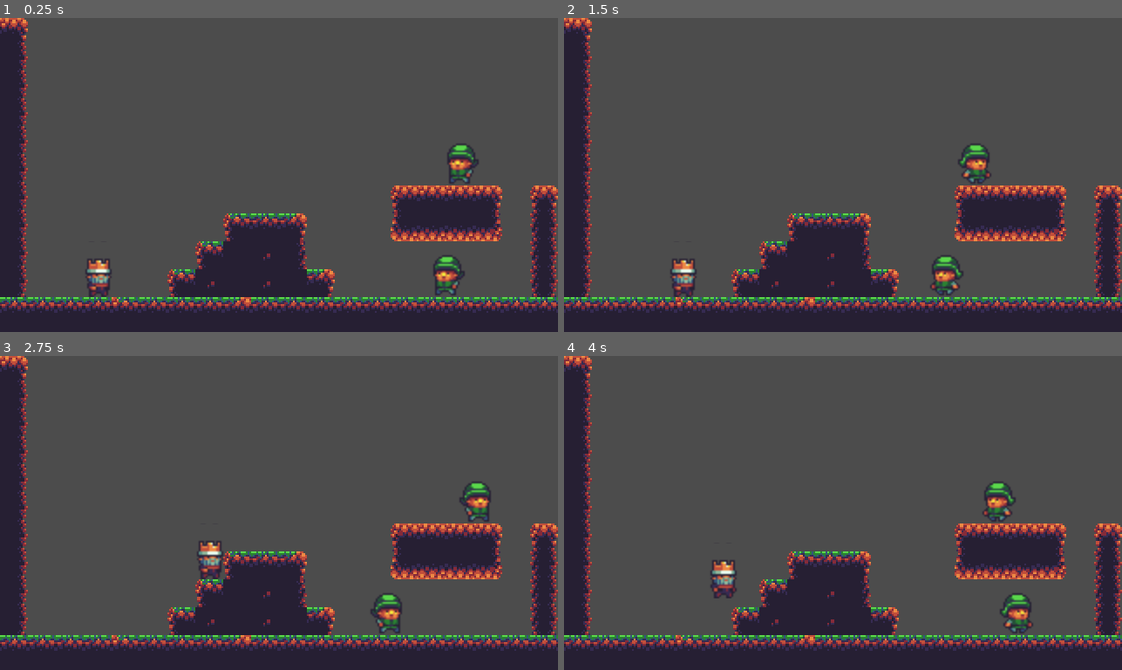
Above: before the commit, frames 1-4 (two rows, left to right).
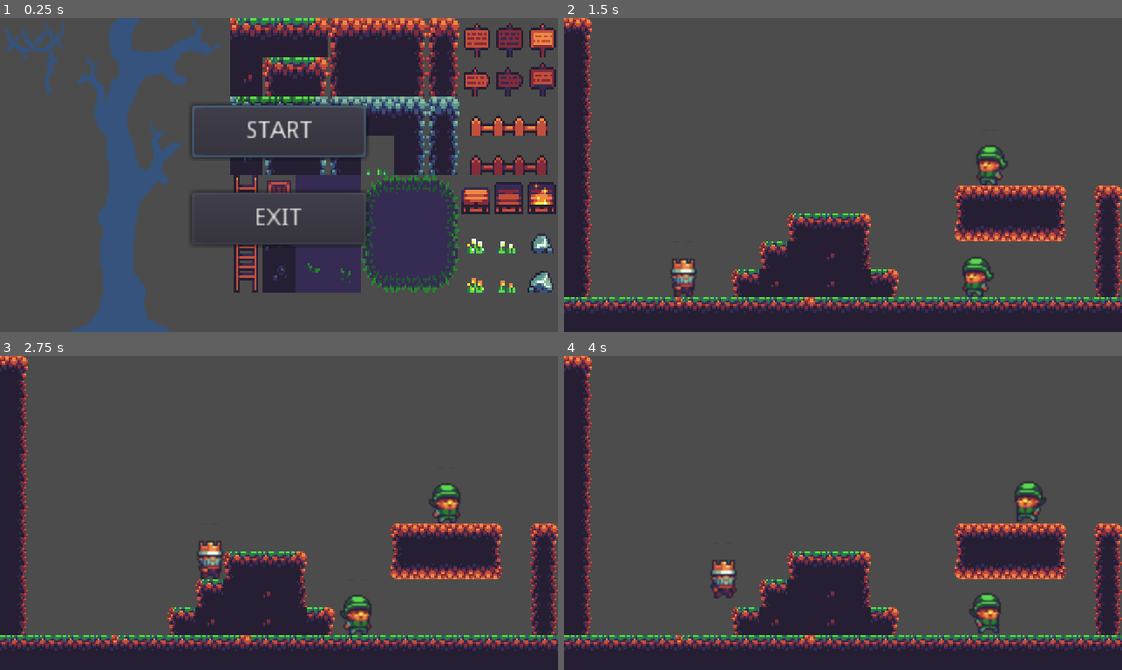
Above: after the commit, the same moments.

Repository: thaian229/Godot-Bizarre-Adventure
Game: Godot game, scene res://scenes/TitleScene.tscn
Same seed, same stepped clock (60 frames per second), same inputs: the game is played once before the commit and once after it. Before the commit the project starts from res://scenes/StageOne.tscn.
Inputs (mouse positions are in pixels of both pictures, inside the frame that each line leads up to):
- Up to frame 1 (0.25 s): no input
- Up to frame 2 (1.5 s): click (843, 131) at 0.5 s, where only the run after the commit has a clickable "START"; hold D (move_right) from 1.28 s (still down); tap Space (attack) at 1.35 s
- Up to frame 3 (2.75 s): keep holding D (move_right); tap W (jump) at 1.52, 2.27 s; tap Space (attack) at 2.1 s
- Up to frame 4 (4 s): release D (move_right) at 2.78 s; hold A (move_left) 2.78-3.53 s; tap Space (attack) at 2.85, 3.6 s; hold D (move_right) from 3.53 s (still down); tap W (jump) at 3.77 s

The runs differ from the first frame. In frame 1, 57% of the frame differs, in the area x 0-100%, y 0-100%; in frame 2, 1.8%; in frame 3, 2.1%; in frame 4, 2.1%.

Commit message:
Add a menu scene

Diff:
--- a/project.godot
+++ b/project.godot
@@ -33,7 +33,7 @@
 [application]
 
 config/name="Bizarre Adventure"
-run/main_scene="res://scenes/StageOne.tscn"
+run/main_scene="res://scenes/TitleScene.tscn"
 config/icon="res://icon.png"
 
 [display]
--- /dev/null
+++ b/scenes/TitleScene.gd
@@ -0,0 +1,29 @@
+extends Control
+# control title menu
+
+export(NodePath) var start_button_path
+export(NodePath) var exit_button_path
+
+onready var start_button := get_node(start_button_path) as Button
+onready var exit_button := get_node(exit_button_path) as Button
+
+
+func _ready():
+	start_button.grab_focus()
+
+
+func _process(_delta: float) -> void:
+	if start_button.is_hovered():
+		start_button.grab_focus()
+	if exit_button.is_hovered():
+		exit_button.grab_focus()
+
+
+func _on_ButtonStart_pressed():
+	var err = get_tree().change_scene("res://scenes/StageOne.tscn")
+	if err != OK:
+		print("Cannot load scene")
+
+
+func _on_ButtonExit_pressed():
+	get_tree().quit()
--- /dev/null
+++ b/scenes/TitleScene.tscn
@@ -0,0 +1,49 @@
+[gd_scene load_steps=3 format=2]
+
+[ext_resource path="res://sprites/sheet.png" type="Texture" id=1]
+[ext_resource path="res://scenes/TitleScene.gd" type="Script" id=2]
+
+[node name="TitleScene" type="Control"]
+anchor_right = 1.0
+anchor_bottom = 1.0
+script = ExtResource( 2 )
+start_button_path = NodePath("ButtonStart")
+exit_button_path = NodePath("ButtonExit")
+
+[node name="Background" type="TextureRect" parent="."]
+anchor_left = 0.5
+anchor_top = 0.5
+anchor_right = 0.5
+anchor_bottom = 0.5
+margin_left = -160.0
+margin_top = -90.0
+margin_right = 160.0
+margin_bottom = 90.0
+texture = ExtResource( 1 )
+expand = true
+stretch_mode = 1
+
+[node name="ButtonStart" type="Button" parent="."]
+anchor_left = 0.5
+anchor_top = 0.5
+anchor_right = 0.5
+anchor_bottom = 0.5
+margin_left = -50.0
+margin_top = -40.0
+margin_right = 50.0
+margin_bottom = -10.0
+text = "START"
+
+[node name="ButtonExit" type="Button" parent="."]
+anchor_left = 0.5
+anchor_top = 0.5
+anchor_right = 0.5
+anchor_bottom = 0.5
+margin_left = -50.0
+margin_top = 10.0
+margin_right = 50.0
+margin_bottom = 40.0
+text = "EXIT"
+
+[connection signal="pressed" from="ButtonStart" to="." method="_on_ButtonStart_pressed"]
+[connection signal="pressed" from="ButtonExit" to="." method="_on_ButtonExit_pressed"]
